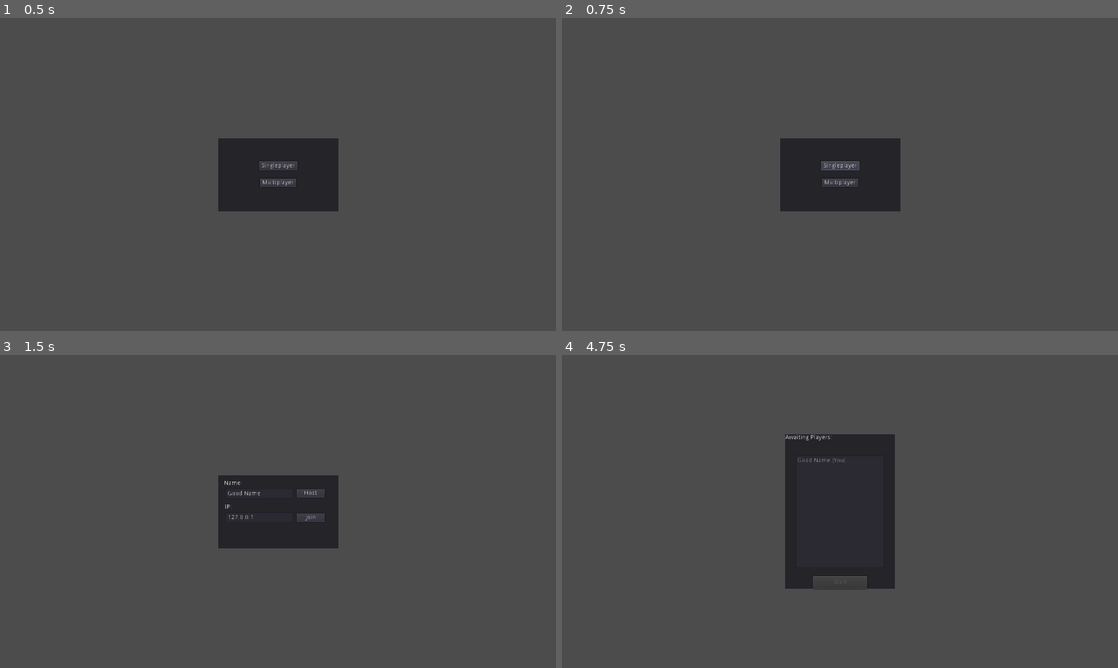
Above: before the commit, frames 1-4 (two rows, left to right).
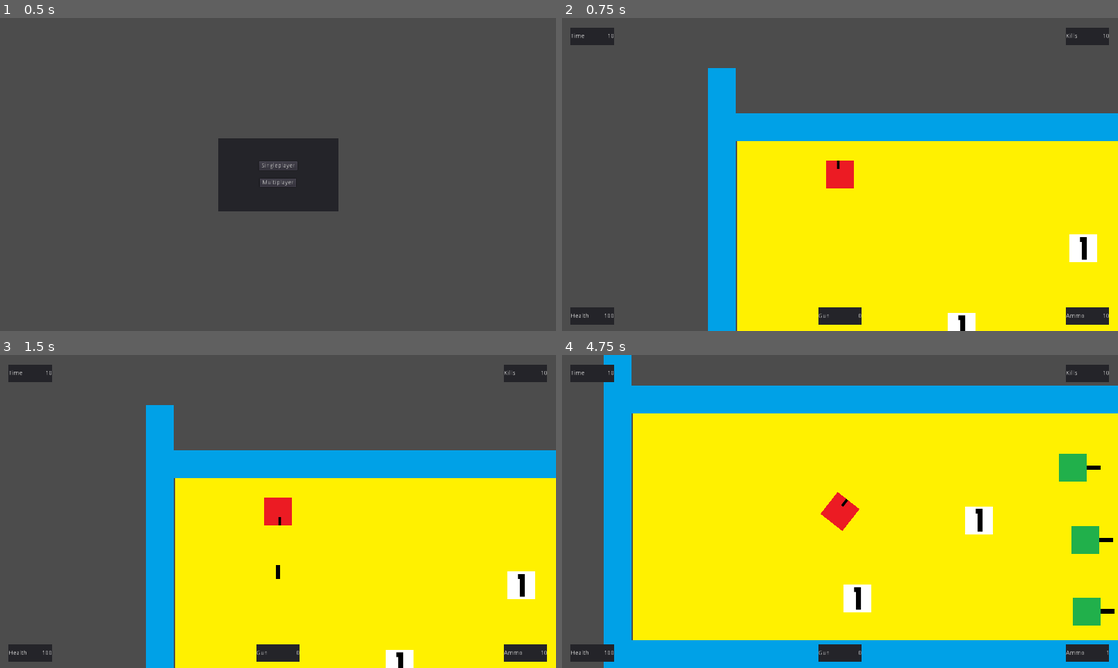
Above: after the commit, the same moments.

Repository: devmcclu/Project-FreeGUN
Game: Godot game, scene res://main_menu/mainmenu.tscn
Same seed, same stepped clock (60 frames per second), same inputs: the game is played once before the commit and once after it.
Inputs (mouse positions are in pixels of both pictures, inside the frame that each line leads up to):
- Up to frame 1 (0.5 s): no input
- Up to frame 2 (0.75 s): click "Singleplayer" at 0.5 s
- Up to frame 3 (1.5 s): click (278, 520) at 1.25 s, where only the run before the commit has a clickable "Multiplayer"
- Up to frame 4 (4.75 s): click (873, 492) at 2 s, where only the run before the commit has a clickable "Host"; tap Enter at 2.75 s; move the mouse to (962, 495) at 2.77 s; hold D (player_move_right) 2.78-3.53 s; click (962, 495) at 2.85 s; move the mouse to (728, 527) at 3.52 s; hold S (player_move_down) 3.53-4.28 s; tap 1 (switch_weapon_1) at 3.6 s; move the mouse to (895, 442) at 4.27 s; hold D (player_move_right) from 4.28 s (still down); tap 2 (switch_weapon_2) at 4.35 s

Frame 1 is identical in both runs. In frame 2, 53% of the frame differs, in the area x 1-100%, y 3-100%; in frame 3, 53%; in frame 4, 85%, in the area x 1-100%, y 0-100%.

Commit message:
Add gun1 and gun2 to Main scene

Diff:
--- a/levels/Main.tscn
+++ b/levels/Main.tscn
@@ -1,31 +1,19 @@
-[gd_scene load_steps=14 format=2]
+[gd_scene load_steps=10 format=2]
 
 [ext_resource path="res://graphics/background.png" type="Texture" id=1]
 [ext_resource path="res://characters/player/player.tscn" type="PackedScene" id=2]
-[ext_resource path="res://characters/player/player.gd" type="Script" id=3]
-[ext_resource path="res://characters/enemy/enemy.tscn" type="PackedScene" id=4]
-[ext_resource path="res://scripts/gun_variables.gd" type="Script" id=5]
-[ext_resource path="res://graphics/gun_1.png" type="Texture" id=6]
-[ext_resource path="res://graphics/gun_2.png" type="Texture" id=7]
-[ext_resource path="res://graphics/wall.png" type="Texture" id=8]
-[ext_resource path="res://pause_menu/PauseMenu.tscn" type="PackedScene" id=9]
-
-[sub_resource type="RectangleShape2D" id=1]
-
-custom_solver_bias = 0.0
-extents = Vector2( 32.129, 10.156 )
+[ext_resource path="res://characters/enemy/enemy.tscn" type="PackedScene" id=3]
+[ext_resource path="res://items/gun1.tscn" type="PackedScene" id=4]
+[ext_resource path="res://items/gun2.tscn" type="PackedScene" id=5]
+[ext_resource path="res://graphics/wall.png" type="Texture" id=6]
+[ext_resource path="res://pause_menu/PauseMenu.tscn" type="PackedScene" id=7]
 
 [sub_resource type="RectangleShape2D" id=2]
 
 custom_solver_bias = 0.0
-extents = Vector2( 32.1642, 32.305 )
+extents = Vector2( 32.3673, 412.779 )
 
 [sub_resource type="RectangleShape2D" id=3]
-
-custom_solver_bias = 0.0
-extents = Vector2( 32.3673, 412.779 )
-
-[sub_resource type="RectangleShape2D" id=4]
 
 custom_solver_bias = 0.0
 extents = Vector2( 779.543, 31.7486 )
@@ -43,90 +31,34 @@
 position = Vector2( 0, 110 )
 collision_mask = 15
 collision/safe_margin = 0.05
-script = ExtResource( 3 )
 
 [node name="Enemies" type="Node" parent="." index="2"]
 
 editor/display_folded = true
 
-[node name="Enemy" parent="Enemies" index="0" instance=ExtResource( 4 )]
+[node name="Enemy" parent="Enemies" index="0" instance=ExtResource( 3 )]
 
 position = Vector2( 805.116, 325.649 )
 
-[node name="Enemy2" parent="Enemies" index="1" instance=ExtResource( 4 )]
+[node name="Enemy2" parent="Enemies" index="1" instance=ExtResource( 3 )]
 
 position = Vector2( 776.005, 159.475 )
 
-[node name="Enemy3" parent="Enemies" index="2" instance=ExtResource( 4 )]
+[node name="Enemy3" parent="Enemies" index="2" instance=ExtResource( 3 )]
 
 position = Vector2( 807.765, 489.741 )
 
-[node name="Gun1" type="Area2D" parent="." index="3"]
+[node name="Guns" type="Node" parent="." index="3"]
 
-editor/display_folded = true
-position = Vector2( 543.817, 293.954 )
-input_pickable = true
-gravity_vec = Vector2( 0, 1 )
-gravity = 98.0
-linear_damp = 0.1
-angular_damp = 1.0
-collision_layer = 8
-audio_bus_override = false
-audio_bus_name = "Master"
-script = ExtResource( 5 )
-_sections_unfolded = [ "Collision" ]
-__meta__ = {
-"_edit_group_": true
-}
-bullet_speed = 100
-damage = 100
-gun_number = 1
-gun_ammo_count = 5
+[node name="Gun" parent="Guns" index="0" instance=ExtResource( 4 )]
 
-[node name="Gun1Sprite" type="Sprite" parent="Gun1" index="0"]
+position = Vector2( 560, 280 )
 
-texture = ExtResource( 6 )
-_sections_unfolded = [ "Transform" ]
+[node name="Gun2" parent="Guns" index="1" instance=ExtResource( 5 )]
 
-[node name="GunCollision" type="CollisionShape2D" parent="Gun1" index="1"]
+position = Vector2( 280, 460 )
 
-scale = Vector2( 1, 3.1726 )
-shape = SubResource( 1 )
-_sections_unfolded = [ "Transform" ]
-
-[node name="Gun2" type="Area2D" parent="." index="4"]
-
-editor/display_folded = true
-position = Vector2( 314.156, 439.543 )
-input_pickable = true
-gravity_vec = Vector2( 0, 1 )
-gravity = 98.0
-linear_damp = 0.1
-angular_damp = 1.0
-collision_layer = 8
-audio_bus_override = false
-audio_bus_name = "Master"
-script = ExtResource( 5 )
-_sections_unfolded = [ "Collision", "Transform" ]
-__meta__ = {
-"_edit_group_": true
-}
-bullet_speed = 1000
-damage = 17
-gun_number = 2
-gun_ammo_count = 50
-
-[node name="Gun2Sprite" type="Sprite" parent="Gun2" index="0"]
-
-texture = ExtResource( 7 )
-_sections_unfolded = [ "Transform" ]
-
-[node name="GunCollision" type="CollisionShape2D" parent="Gun2" index="1"]
-
-shape = SubResource( 2 )
-_sections_unfolded = [ "Transform" ]
-
-[node name="Walls" type="Node" parent="." index="5"]
+[node name="Walls" type="Node" parent="." index="4"]
 
 editor/display_folded = true
 
@@ -230,15 +162,15 @@
 
 [node name="WallCollision" type="CollisionShape2D" parent="Walls/Wall4" index="0"]
 
-shape = SubResource( 4 )
+shape = SubResource( 3 )
 
 [node name="WallSprite" type="Sprite" parent="Walls/Wall4" index="1"]
 
 scale = Vector2( 24.4, 1 )
-texture = ExtResource( 8 )
+texture = ExtResource( 6 )
 _sections_unfolded = [ "Transform" ]
 
-[node name="CanvasLayer" type="CanvasLayer" parent="." index="6"]
+[node name="CanvasLayer" type="CanvasLayer" parent="." index="5"]
 
 layer = 2
 offset = Vector2( 0, 0 )
Not shown: 4 places in levels/Main.tscn that only renumber resources
